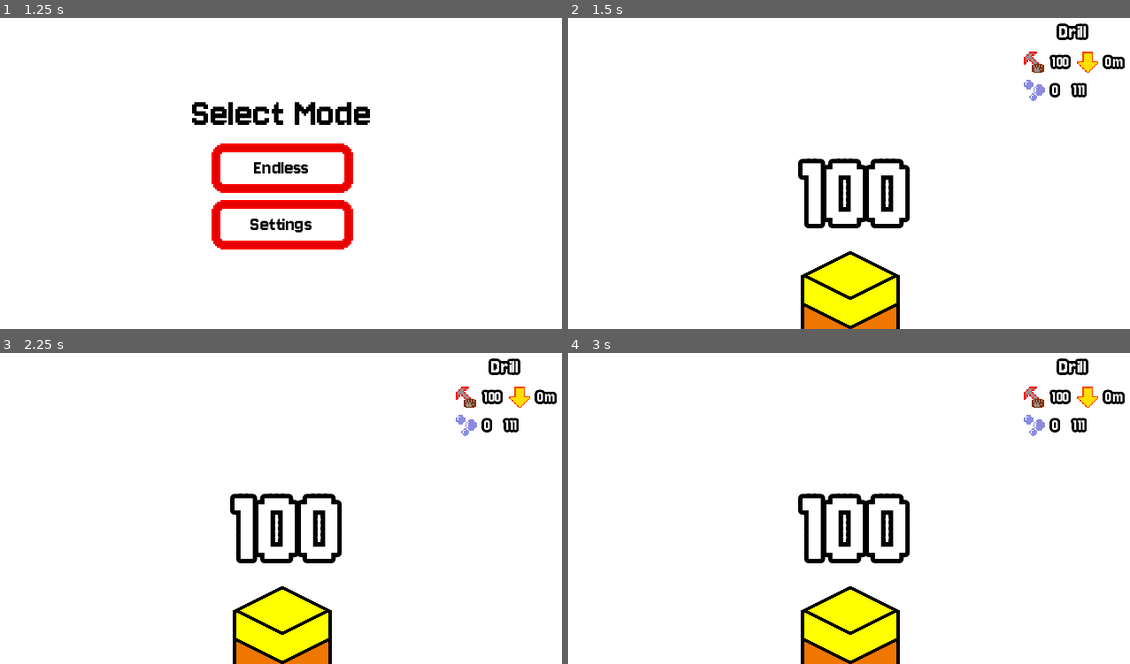
Above: before the commit, frames 1-4 (two rows, left to right).
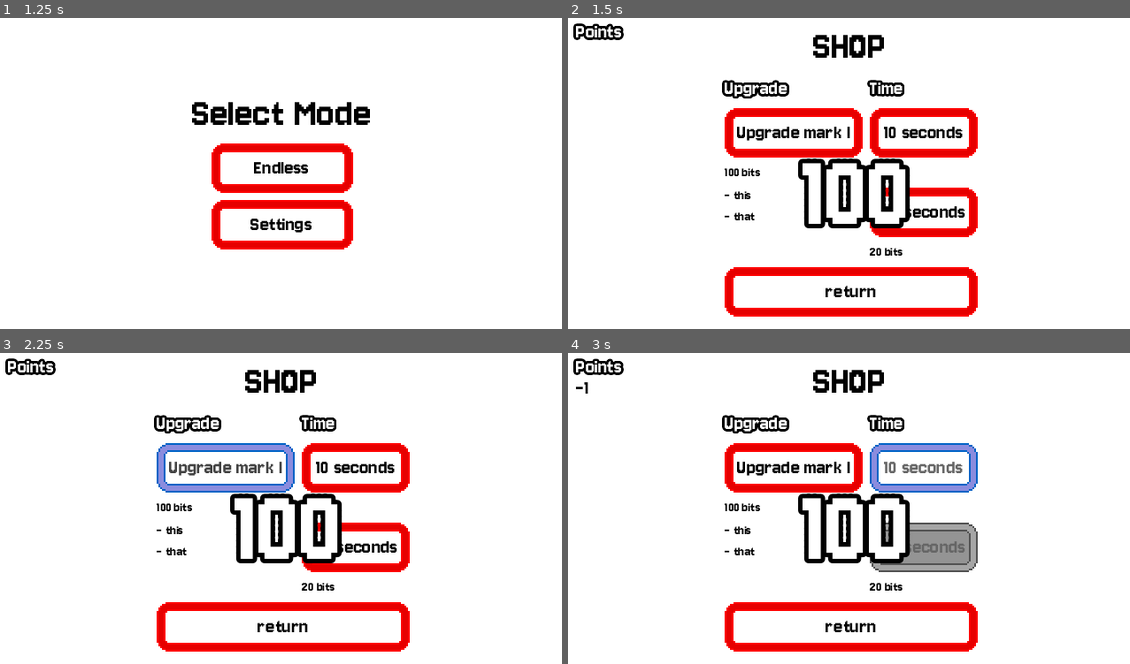
Above: after the commit, the same moments.

Repository: tfcb93/block-in-bits
Game: Godot game, scene res://Scenes/game.tscn
Two runs of this game, one before a commit and one after it. Both use one fixed random seed, a clock stepped at 60 frames per second and the inputs below.
Inputs (mouse positions are in pixels of both pictures, inside the frame that each line leads up to):
- Up to frame 1 (1.25 s): tap Enter (start) at 0.5 s; hold Right (right) from 0.53 s (still down); hold Z (action) from 0.53 s (still down); tap X (secondary) at 0.8 s
- Up to frame 2 (1.5 s): release Right (right) at 1.25 s; release Z (action) at 1.25 s; click "Endless" at 1.25 s
- Up to frame 3 (2.25 s): click (224, 468) at 2 s, where only the run after the commit has a clickable "Upgrade mark I"
- Up to frame 4 (3 s): click (922, 468) at 2.75 s, where only the run after the commit has a clickable "10 seconds"

Frame 1 is identical in both runs. In frame 2, 14% of the frame differs, in the area x 0-100%, y 1-100%; in frame 3, 14%; in frame 4, 15%.

Commit message:
[WIP] Implements shop screen; Starts to implement upgrades; Changes events from block_pile to the level (higher level)

Diff:
--- a/Resources/tools/drill.tres
+++ b/Resources/tools/drill.tres
@@ -5,5 +5,6 @@
 [resource]
 script = ExtResource("1_xm8cm")
 name = "Drill"
+link_name = 1
 resistance = 100
 point_multiplier = 0
--- a/Resources/tools/pickaxe.tres
+++ b/Resources/tools/pickaxe.tres
@@ -5,5 +5,6 @@
 [resource]
 script = ExtResource("1_46qu7")
 name = "Pickaxe"
+link_name = 2
 resistance = 10
 point_multiplier = 0
--- /dev/null
+++ b/Resources/upgrades/mark_1.tres
@@ -0,0 +1,14 @@
+[gd_resource type="Resource" script_class="Upgrade" load_steps=2 format=3 uid="uid://bye3hj8stjahg"]
+
+[ext_resource type="Script" path="res://Scripts/upgrade.gd" id="1_aj5og"]
+
+[resource]
+script = ExtResource("1_aj5og")
+id = 1
+name = "Mark I"
+price = 100
+effects = {
+0: [10, 1],
+1: [10, 0],
+2: [0, 1]
+}
--- /dev/null
+++ b/Resources/very_small_label_text.tres
@@ -0,0 +1,8 @@
+[gd_resource type="LabelSettings" load_steps=2 format=3 uid="uid://bsm7x5clu6urn"]
+
+[ext_resource type="FontFile" uid="uid://cpm8u0x57hw7j" path="res://Resources/Fonts/Jersey_10/Jersey10-Regular.ttf" id="1_dcypw"]
+
+[resource]
+font = ExtResource("1_dcypw")
+font_size = 8
+font_color = Color(0, 0, 0, 1)
--- a/Scenes/level.tscn
+++ b/Scenes/level.tscn
@@ -1,7 +1,8 @@
-[gd_scene load_steps=4 format=3 uid="uid://xvjacwyfgsyp"]
+[gd_scene load_steps=5 format=3 uid="uid://xvjacwyfgsyp"]
 
 [ext_resource type="Script" path="res://Scripts/level.gd" id="1_vegkm"]
 [ext_resource type="PackedScene" uid="uid://e5naf2jx66xg" path="res://Scenes/player.tscn" id="2_jowxf"]
+[ext_resource type="PackedScene" uid="uid://bn2ew8s72tfs0" path="res://Scenes/shop.tscn" id="4_kfj0a"]
 [ext_resource type="PackedScene" uid="uid://cuexpb3pghlwj" path="res://Scenes/block_pile.tscn" id="5_tawtn"]
 
 [node name="Level" type="Node2D"]
@@ -21,3 +22,5 @@
 [node name="Player" parent="." instance=ExtResource("2_jowxf")]
 
 [node name="Block Pile" parent="." instance=ExtResource("5_tawtn")]
+
+[node name="Shop" parent="." instance=ExtResource("4_kfj0a")]
--- /dev/null
+++ b/Scenes/shop.tscn
@@ -0,0 +1,136 @@
+[gd_scene load_steps=6 format=3 uid="uid://bn2ew8s72tfs0"]
+
+[ext_resource type="Script" path="res://Scripts/shop.gd" id="1_uktmr"]
+[ext_resource type="LabelSettings" uid="uid://clji31jb7p4ew" path="res://Resources/big_text_label.tres" id="2_u1al3"]
+[ext_resource type="LabelSettings" uid="uid://cjjnsblduleoc" path="res://Resources/small_label_text.tres" id="3_xj5q4"]
+[ext_resource type="LabelSettings" uid="uid://bsm7x5clu6urn" path="res://Resources/very_small_label_text.tres" id="4_gla7c"]
+[ext_resource type="LabelSettings" uid="uid://cnpd02d1dmt6i" path="res://Resources/normal_text_label.tres" id="5_1iwji"]
+
+[node name="Shop" type="Node2D"]
+script = ExtResource("1_uktmr")
+
+[node name="interface" type="CanvasLayer" parent="."]
+unique_name_in_owner = true
+
+[node name="ColorRect" type="ColorRect" parent="interface"]
+anchors_preset = 15
+anchor_right = 1.0
+anchor_bottom = 1.0
+grow_horizontal = 2
+grow_vertical = 2
+
+[node name="VBoxContainer" type="VBoxContainer" parent="interface"]
+anchors_preset = 8
+anchor_left = 0.5
+anchor_top = 0.5
+anchor_right = 0.5
+anchor_bottom = 0.5
+offset_left = -20.5
+offset_top = -20.0
+offset_right = 20.5
+offset_bottom = 20.0
+grow_horizontal = 2
+grow_vertical = 2
+
+[node name="intf_title" type="Label" parent="interface/VBoxContainer"]
+layout_mode = 2
+text = "SHOP"
+label_settings = ExtResource("2_u1al3")
+horizontal_alignment = 1
+
+[node name="selling" type="HBoxContainer" parent="interface/VBoxContainer"]
+layout_mode = 2
+
+[node name="upgrades" type="VBoxContainer" parent="interface/VBoxContainer/selling"]
+layout_mode = 2
+
+[node name="section_title_upgrade" type="Label" parent="interface/VBoxContainer/selling/upgrades"]
+layout_mode = 2
+text = "Upgrade
+"
+label_settings = ExtResource("3_xj5q4")
+
+[node name="list" type="VBoxContainer" parent="interface/VBoxContainer/selling/upgrades"]
+layout_mode = 2
+
+[node name="btn_upgrade" type="Button" parent="interface/VBoxContainer/selling/upgrades/list"]
+unique_name_in_owner = true
+layout_mode = 2
+text = "Upgrade mark I"
+
+[node name="price_upgrade" type="Label" parent="interface/VBoxContainer/selling/upgrades/list"]
+unique_name_in_owner = true
+layout_mode = 2
+text = "100 bits"
+label_settings = ExtResource("4_gla7c")
+
+[node name="intf_upgrade_description2" type="Label" parent="interface/VBoxContainer/selling/upgrades/list"]
+unique_name_in_owner = true
+layout_mode = 2
+text = "- this
+- that"
+label_settings = ExtResource("4_gla7c")
+
+[node name="time" type="VBoxContainer" parent="interface/VBoxContainer/selling"]
+layout_mode = 2
+
+[node name="section_title_time" type="Label" parent="interface/VBoxContainer/selling/time"]
+layout_mode = 2
+text = "Time"
+label_settings = ExtResource("3_xj5q4")
+
+[node name="list" type="VBoxContainer" parent="interface/VBoxContainer/selling/time"]
+layout_mode = 2
+
+[node name="btn_time_10" type="Button" parent="interface/VBoxContainer/selling/time/list"]
+unique_name_in_owner = true
+layout_mode = 2
+text = "10 seconds"
+
+[node name="price_10" type="Label" parent="interface/VBoxContainer/selling/time/list"]
+unique_name_in_owner = true
+layout_mode = 2
+text = "10 bits"
+label_settings = ExtResource("4_gla7c")
+
+[node name="list2" type="VBoxContainer" parent="interface/VBoxContainer/selling/time"]
+layout_mode = 2
+
+[node name="btn_time_20" type="Button" parent="interface/VBoxContainer/selling/time/list2"]
+unique_name_in_owner = true
+layout_mode = 2
+text = "20 seconds"
+
+[node name="price_20" type="Label" parent="interface/VBoxContainer/selling/time/list2"]
+unique_name_in_owner = true
+layout_mode = 2
+text = "20 bits"
+label_settings = ExtResource("4_gla7c")
+
+[node name="btn_exit" type="Button" parent="interface/VBoxContainer"]
+unique_name_in_owner = true
+layout_mode = 2
+text = "return"
+
+[node name="player_info" type="VBoxContainer" parent="interface"]
+offset_left = 5.0
+offset_top = 5.0
+offset_right = 77.0
+offset_bottom = 50.0
+theme_override_constants/separation = -2
+
+[node name="player_points_title" type="Label" parent="interface/player_info"]
+layout_mode = 2
+text = "Points"
+label_settings = ExtResource("3_xj5q4")
+
+[node name="intf_player_points" type="Label" parent="interface/player_info"]
+unique_name_in_owner = true
+layout_mode = 2
+label_settings = ExtResource("5_1iwji")
+visible_characters = 16
+
+[connection signal="pressed" from="interface/VBoxContainer/selling/upgrades/list/btn_upgrade" to="." method="_on_btn_upgrade_pressed"]
+[connection signal="pressed" from="interface/VBoxContainer/selling/time/list/btn_time_10" to="." method="_on_btn_time_10_pressed"]
+[connection signal="pressed" from="interface/VBoxContainer/selling/time/list2/btn_time_20" to="." method="_on_btn_time_20_pressed"]
+[connection signal="pressed" from="interface/VBoxContainer/btn_exit" to="." method="_on_btn_exit_pressed"]
--- a/Scripts/block_pile.gd
+++ b/Scripts/block_pile.gd
@@ -19,9 +19,6 @@
 
 	Events.connect("generate_pile", _on_generate_pile);
 	Events.connect("hit_block", _on_hit_block);
-
-	Events.connect("pause_game", _on_pause_game);
-	Events.connect("unpause_game", _on_unpause_game);
 
 func _on_generate_pile() -> void:
 	if (not sequence):
@@ -87,8 +84,8 @@
 	var total_points_earned = 1;
 	Events.emit_signal("earn_points", total_points_earned);
 
-func _on_pause_game() -> void:
+func hide_interface() -> void:
 	%interface.visible = false;
 
-func _on_unpause_game() -> void:
+func show_interface() -> void:
 	%interface.visible = true;
--- a/Scripts/events.gd
+++ b/Scripts/events.gd
@@ -20,3 +20,8 @@
 signal earn_points(earned_points: int);
 signal depth_change(new_depth: int);
 signal change_tool(index_direction: int);
+
+signal open_shop();
+signal close_shop();
+signal inform_shop_player_points(player_points: int);
+signal discount_points(discounted_points: int);
--- a/Scripts/game.gd
+++ b/Scripts/game.gd
@@ -18,8 +18,12 @@
 		match Globals.game_state:
 			Globals.GAME_STATES.START_SCREEN:
 				select_game_mode();
+	elif (event.is_action_pressed("secondary")):
+		match Globals.game_state:
 			Globals.GAME_STATES.IN_GAME:
-				pass;
+				Events.emit_signal("open_shop");
+			Globals.GAME_STATES.IN_SHOP:
+				Events.emit_signal("close_shop");
 	elif (event.is_action_pressed("start")):
 		match Globals.game_state:
 			Globals.GAME_STATES.START_SCREEN:
--- a/Scripts/globals.gd
+++ b/Scripts/globals.gd
@@ -4,8 +4,11 @@
 const endelss_milestone_multiply_factor := 2;
 
 # game states
-enum GAME_STATES {START_SCREEN, SELECTION, IN_GAME, PAUSED, EXIT};
+enum GAME_STATES {START_SCREEN, SELECTION, IN_GAME, IN_SHOP, PAUSED, EXIT};
 var game_state := GAME_STATES.START_SCREEN;
+
+# tools
+enum AVAILABLE_TOOLS {PICKAXE, HAMMER, DRILL};
 
 # blocks
 var blocks := {};
--- a/Scripts/level.gd
+++ b/Scripts/level.gd
@@ -1,14 +1,33 @@
 extends Node2D;
 
 @onready var player := $Player;
+@onready var block_pile := $"Block Pile";
 
 var counter_value := 0;
 
 func _ready() -> void:
 	Events.emit_signal("generate_pile");
 
+	Events.connect("pause_game", _on_pause_game);
+	Events.connect("unpause_game", _on_unpause_game);
+
+	Events.connect("open_shop", _on_open_shop);
+	Events.connect("close_shop", _on_close_shop);
+
 func _unhandled_input(event: InputEvent) -> void:
 	if (event.is_action_pressed("action")):
 		match Globals.game_state:
 			Globals.GAME_STATES.IN_GAME:
 				Events.emit_signal("hit_block", player.get_actual_player_tool().resistance);
+
+func _on_pause_game() -> void:
+	block_pile.hide_interface();
+
+func _on_unpause_game() -> void:
+	block_pile.show_interface();
+
+func _on_open_shop() -> void:
+	block_pile.hide_interface();
+
+func _on_close_shop() -> void:
+	block_pile.show_interface();
--- a/Scripts/player.gd
+++ b/Scripts/player.gd
@@ -14,6 +14,9 @@
 
 	Events.connect("pause_game", _on_pause_game);
 	Events.connect("unpause_game", _on_unpause_game);
+
+	Events.connect("open_shop", _on_open_shop);
+	Events.connect("discount_points", _on_discount_points);
 
 	load_player_tools();
 	assert(len(player_tools) > 0, "You need to insert tools for the player!");
@@ -65,3 +68,10 @@
 		selected_tool_index += index_direction;
 	update_interface_tool_name();
 	update_interface_tool_resistence();
+
+func _on_open_shop() -> void:
+	Events.emit_signal("inform_shop_player_points", points);
+
+func _on_discount_points(discounted_points: int) -> void:
+	points -= discounted_points;
+	Events.emit_signal("inform_shop_player_points", points);
--- /dev/null
+++ b/Scripts/shop.gd
@@ -0,0 +1,44 @@
+extends Node2D;
+
+var prices := {"upgrade": 100, "time_10": 1, "time_20": 2000};
+
+func _ready() -> void:
+	# %interface.visible = false;
+
+	Events.connect("open_shop", _on_open_shop);
+	Events.connect("close_shop", _on_close_shop);
+	Events.connect("inform_shop_player_points", _on_inform_shop_player_points);
+
+
+
+func _on_open_shop() -> void:
+	%interface.visible = true;
+	Globals.game_state = Globals.GAME_STATES.IN_SHOP;
+
+
+func _on_close_shop() -> void:
+	%interface.visible = false;
+	Globals.game_state = Globals.GAME_STATES.IN_GAME;
+
+func _on_inform_shop_player_points(player_points: int) -> void:
+	%intf_player_points.text = str(player_points);
+	%btn_time_10.disabled = true if (prices["time_10"] > player_points) else false;
+	%btn_time_20.disabled = true if (prices["time_20"] > player_points) else false;
+
+
+func _on_btn_upgrade_pressed() -> void:
+	pass # Replace with function body.
+
+
+func _on_btn_time_10_pressed() -> void:
+	print("Add 10 seconds to the player!");
+	Events.emit_signal("discount_points", prices["time_10"]);
+
+
+func _on_btn_time_20_pressed() -> void:
+	print("Add 20 seconds to the player!");
+	Events.emit_signal("discount_points", prices["time_20"]);
+
+
+func _on_btn_exit_pressed() -> void:
+	Events.emit_signal("close_shop");
--- a/Scripts/tool.gd
+++ b/Scripts/tool.gd
@@ -2,5 +2,6 @@
 extends Resource;
 
 @export var name: String;
+@export var link_name: Globals.AVAILABLE_TOOLS; ## Choose which tool this is. Remember to insert for new tools in Globals
 @export var resistance := 5;
 @export var point_multiplier: int;
--- /dev/null
+++ b/Scripts/upgrade.gd
@@ -0,0 +1,8 @@
+extends Resource;
+class_name Upgrade;
+
+@export var id: int;
+@export var name: String;
+@export var price: int;
+# Not the smartest way to organize an update for all tools, but it's what came for me
+@export var effects := {Globals.AVAILABLE_TOOLS.PICKAXE: [], Globals.AVAILABLE_TOOLS.HAMMER: [], Globals.AVAILABLE_TOOLS.DRILL:[]}; ## Each too will have a pair [resistance, point multiplier]
